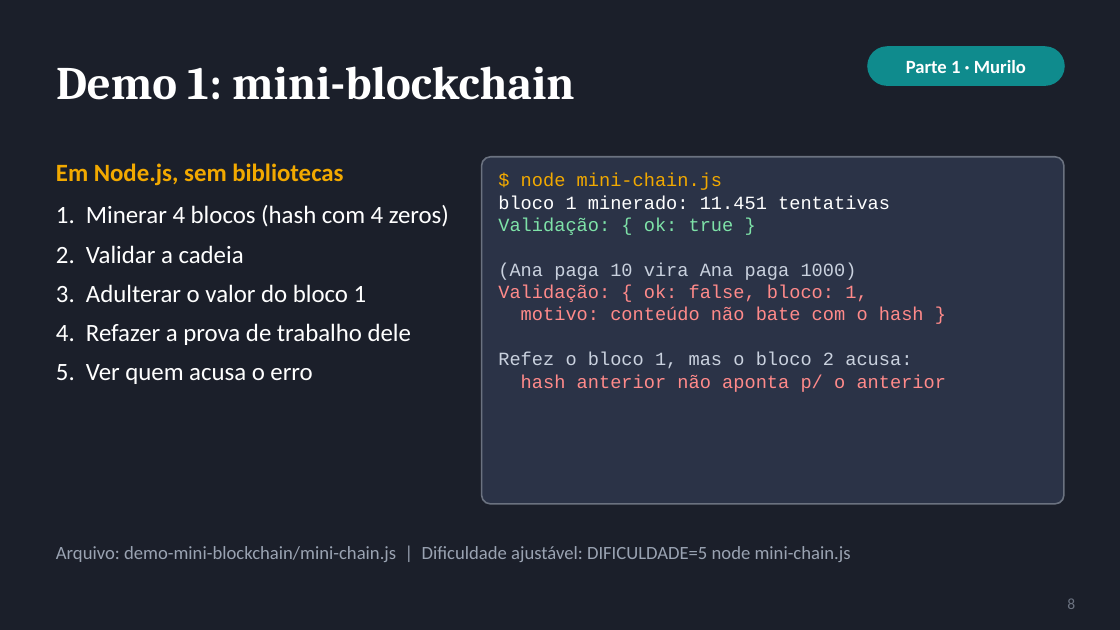
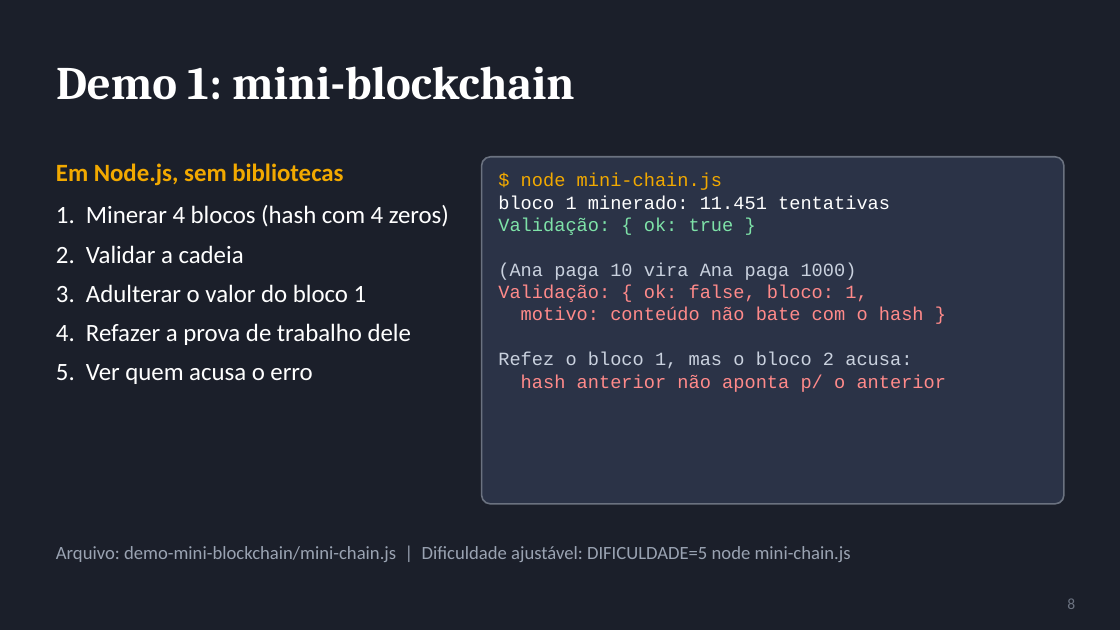
Before and after one commit to Alanz0ka/nup2-blockchain, a slide deck: slide 8 of NUP2 - Blockchain e Arquiteturas Descentralizadas.pptx. Drawn at 1120x630 pixels with LibreOffice and Linux fonts; fonts in the diff are those of the drawing. Boxes give left, top, right and bottom in pixels: in the first picture for what was removed or moved away, otherwise in the second. Text is boxed around its words. In the diff, an @@ line names an element or a change of style, - is before the commit and + after.

```diff
--- a/NUP2 - Blockchain e Arquiteturas Descentralizadas.pptx
+++ b/NUP2 - Blockchain e Arquiteturas Descentralizadas.pptx
@@ rounded rectangle removed at [868, 47, 1064, 85] @@
@@ text removed at [906, 60, 1026, 73] @@
-Parte 1 · Murilo
```
Also in this commit, not shown: 18 other slides changed, 10 other files.
